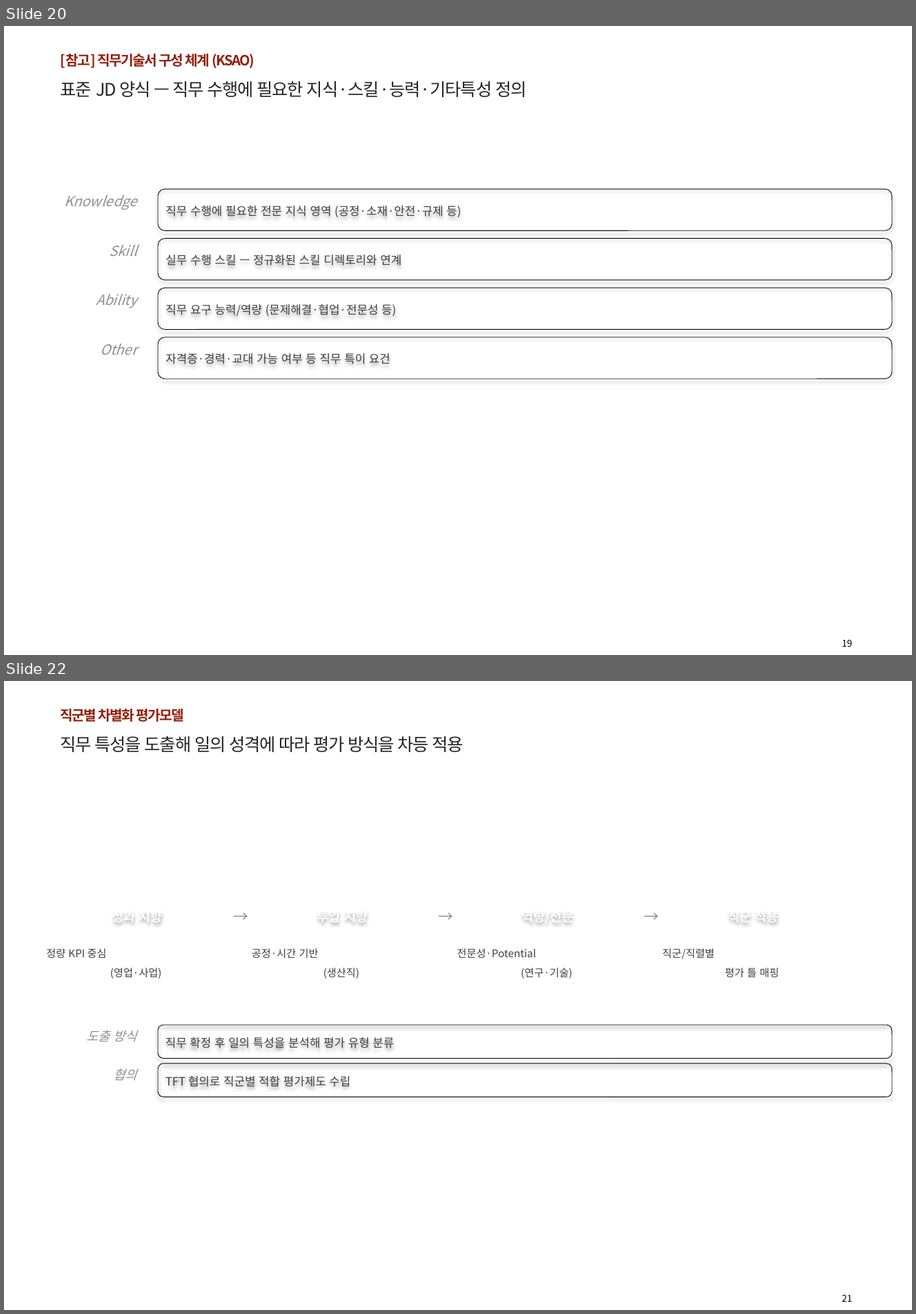
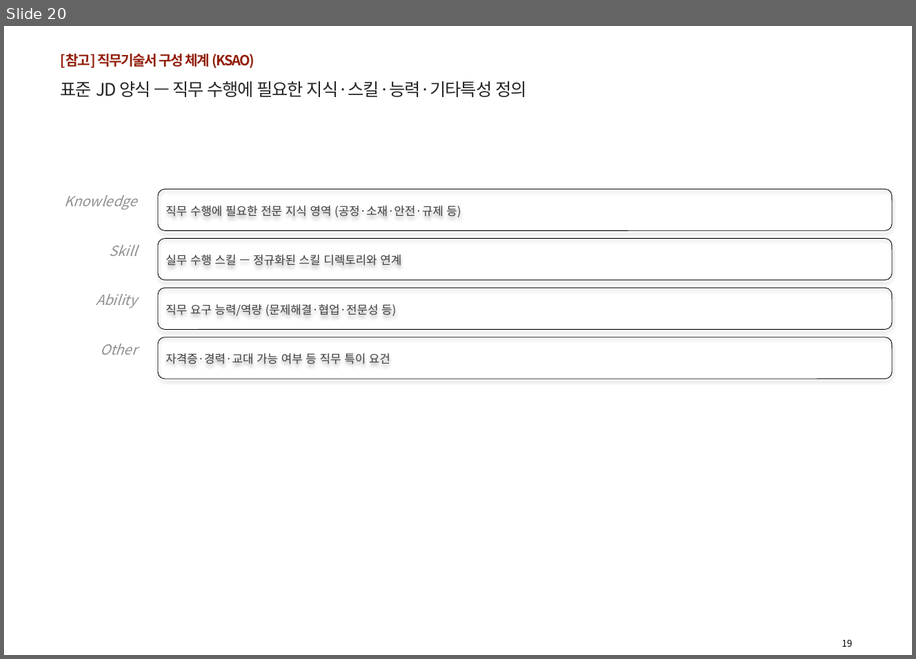
Before and after one commit to 0101-commits/ppt-skill, a slide deck: HCG_롯데케미칼_직무기반HR_제안서_Draft.pptx. Shown one above the other, each under a label of ours: slides 20 and 22 before the commit, slide 20 after it; the slides between them are not shown. The pictures are 916x1314 and 916x659 pixels, drawn with LibreOffice and Linux fonts; fonts in the diff are those of the drawing; background and template pictures are left out. Boxes give left, top, right and bottom in pixels: in the first picture for what was removed or moved away, otherwise in the second. Text is boxed around its words. In the diff, an @@ line names an element or a change of style, - is before the commit and + after.

```diff
--- a/HCG_롯데케미칼_직무기반HR_제안서_Draft.pptx
+++ b/HCG_롯데케미칼_직무기반HR_제안서_Draft.pptx
@@ slide 22 removed at (4, 681, 912, 1310), background #FFFFFF; not listed: 1 template element that a slide beside it also shows @@
@@ title removed at (61, 709, 183, 722) @@
-직군별 차별화 평가모델
@@ text removed at (61, 736, 463, 752) @@
-직무 특성을 도출해 일의 성격에 따라 평가 방식을 차등 적용
@@ text removed at (112, 907, 163, 925) @@
-성과 지향
@@ text removed at (230, 903, 247, 928) @@
-→
@@ text removed at (317, 907, 368, 925) @@
-투입 지향
@@ text removed at (437, 903, 453, 928) @@
-→
@@ text removed at (642, 903, 659, 928) @@
-→
@@ text removed at (728, 907, 779, 925) @@
-직군 적용
@@ text removed at (522, 916, 574, 918) @@
-역량/전문
@@ text removed at (46, 948, 162, 978) @@
-정량 KPI 중심
-(영업·사업)
@@ text removed at (252, 948, 359, 978) @@
-공정·시간 기반
-(생산직)
@@ text removed at (457, 948, 573, 978) @@
-전문성·Potential
-(연구·기술)
@@ text removed at (662, 948, 779, 977) @@
-직군/직렬별
-평가 틀 매핑
@@ text removed at (86, 1029, 137, 1042) @@
-도출 방식
@@ rounded rectangle removed at (159, 1025, 893, 1058) @@
-직무 확정 후 일의 특성을 분석해 평가 유형 분류
@@ text removed at (114, 1068, 137, 1081) @@
-협의
@@ rounded rectangle removed at (159, 1063, 893, 1097) @@
-TFT 협의로 직군별 적합 평가제도 수립
```
Also in this commit, not shown: 14 slides changed, 2 slides added, 1 other slide removed, 2 other files.
